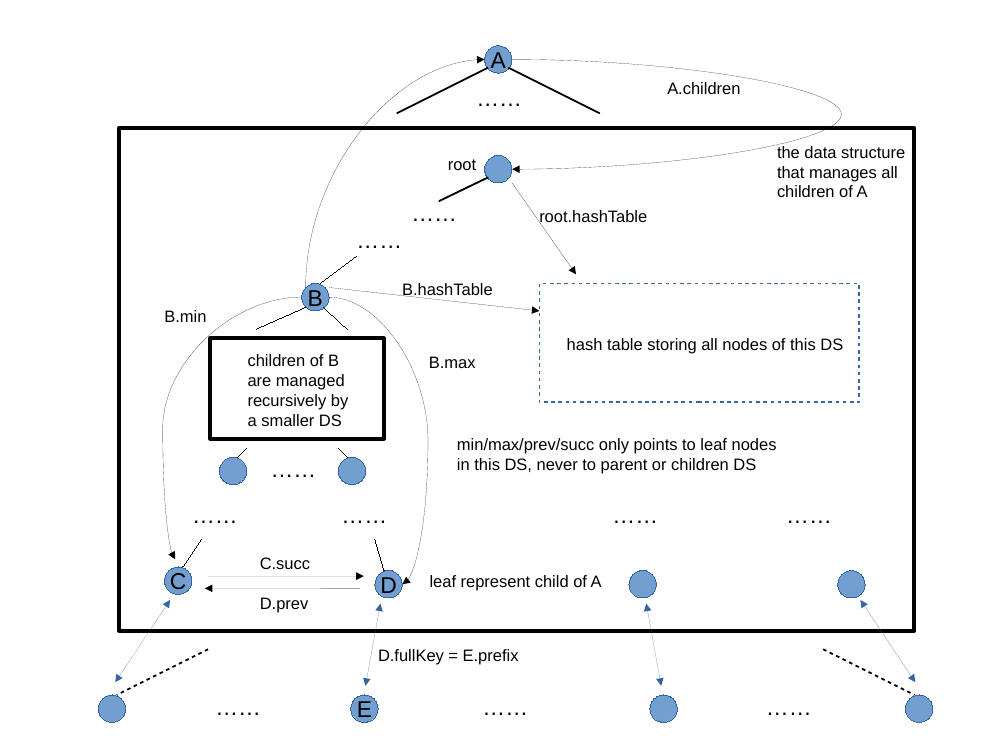
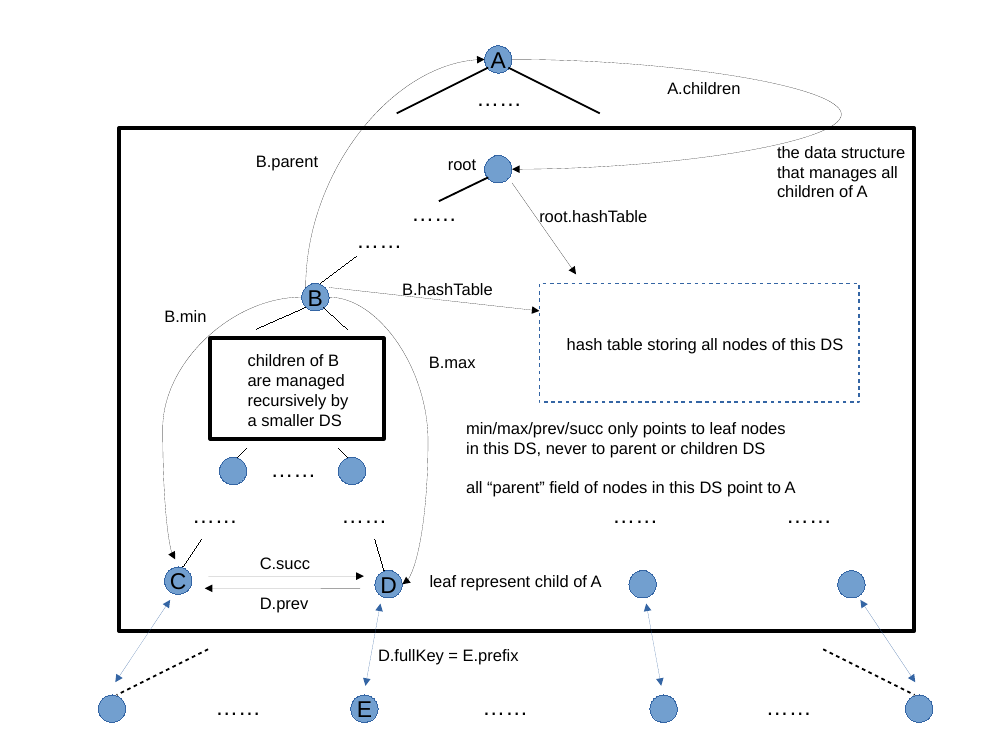
Before and after one commit to sillycross/efficient-mlp, a slide deck: slide 8 of 1.odp. Drawn at 1008x756 pixels with LibreOffice and Linux fonts; fonts in the diff are those of the drawing. Boxes give left, top, right and bottom in pixels: in the first picture for what was removed or moved away, otherwise in the second. Text is boxed around its words. In the diff, an @@ line names an element or a change of style, - is before the commit and + after.

```diff
--- a/1.odp
+++ b/1.odp
@@ text added at (x1=256, y1=155, x2=318, y2=170), 13 pt, text #000000 @@
+B.parent
@@ text "min/max/prev/succ only points to leaf ..." moved from (x1=457, y1=438, x2=777, y2=474) to (x1=466, y1=422, x2=796, y2=497) @@
@@ text at (x1=466, y1=481, x2=796, y2=497): paragraph added @@
+all “parent” field of nodes in this DS point to A
```
Also in this commit, not shown: 2 other files.
